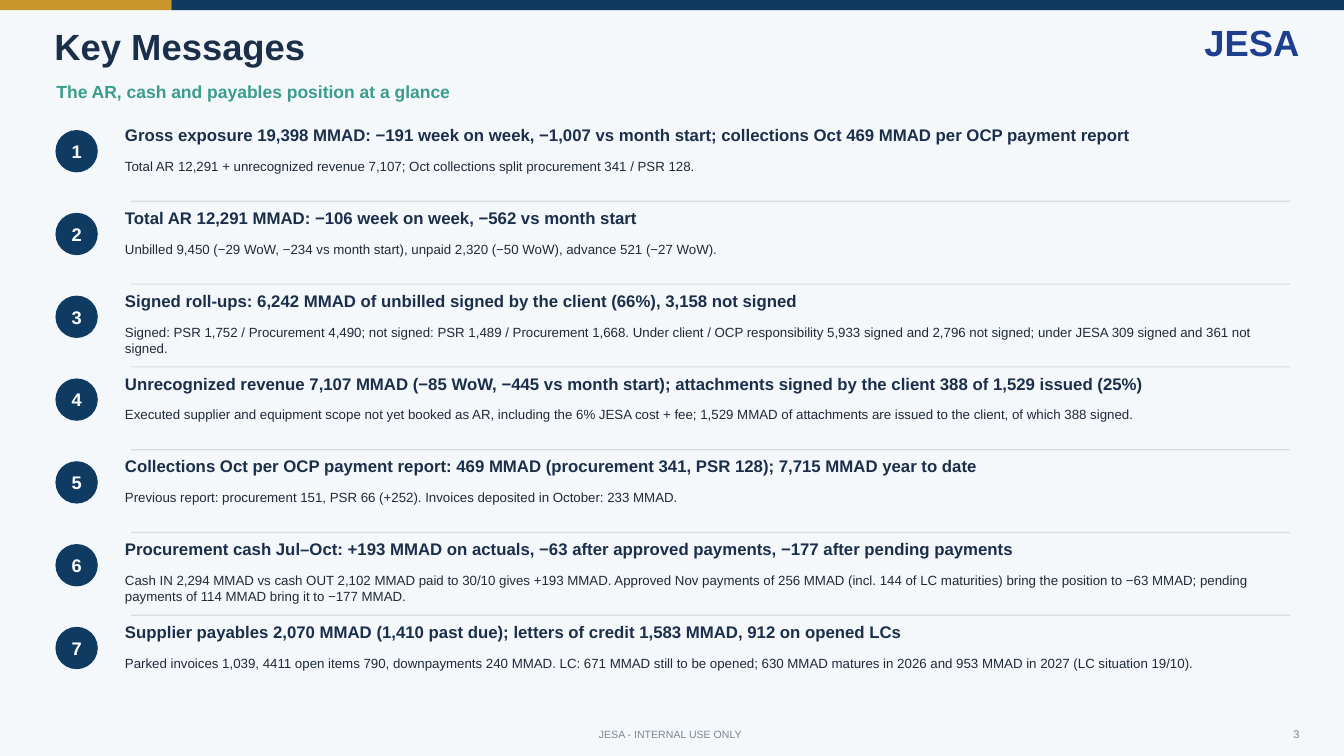
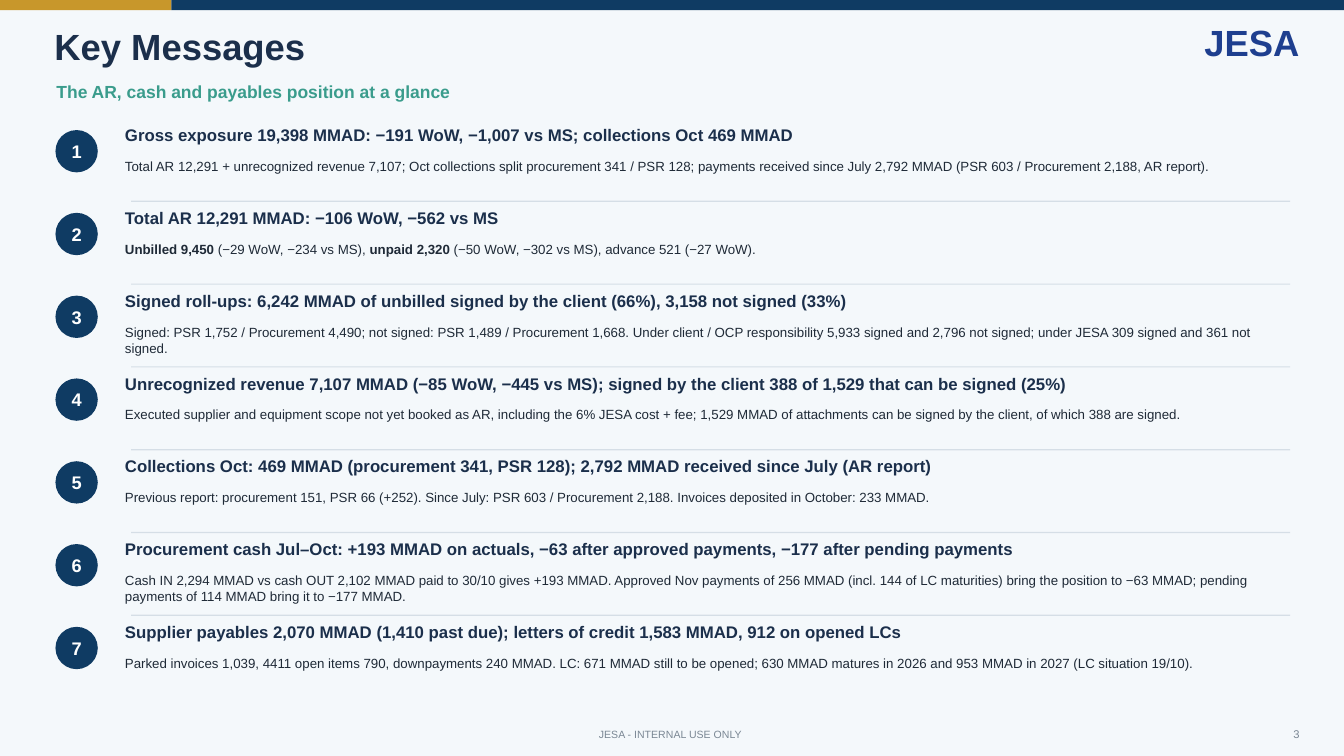
Before and after one commit to cherkaouihassan-art/Skills-Repo, a slide deck: slide 3 of weekly-ar-cash-deck/output/JESA_AR_Cash_Position_Nov_W1_2026-11-04_DRAFT.pptx. Drawn at 1344x756 pixels with LibreOffice and Linux fonts; fonts in the diff are those of the drawing. Boxes give left, top, right and bottom in pixels: in the first picture for what was removed or moved away, otherwise in the second. Text is boxed around its words. In the diff, an @@ line names an element or a change of style, - is before the commit and + after.

```diff
--- a/weekly-ar-cash-deck/output/JESA_AR_Cash_Position_Nov_W1_2026-11-04_DRAFT.pptx
+++ b/weekly-ar-cash-deck/output/JESA_AR_Cash_Position_Nov_W1_2026-11-04_DRAFT.pptx
@@ text at (125, 129, 793, 145): text changed @@
-Gross exposure 19,398 MMAD: −191 week on week, −1,007 vs month start; collections Oct 469 MMAD per OCP payment report
+Gross exposure 19,398 MMAD: −191 WoW, −1,007 vs MS; collections Oct 469 MMAD
@@ text at (125, 161, 1209, 174): text changed @@
-Total AR 12,291 + unrecognized revenue 7,107; Oct collections split procurement 341 / PSR 128.
+Total AR 12,291 + unrecognized revenue 7,107; Oct collections split procurement 341 / PSR 128; payments received since July 2,792 MMAD (PSR 603 / Procurement 2,188, AR report).
@@ text at (125, 212, 498, 227): text changed @@
-Total AR 12,291 MMAD: −106 week on week, −562 vs month start
+Total AR 12,291 MMAD: −106 WoW, −562 vs MS
@@ text at (125, 244, 756, 257): text changed @@
-Unbilled 9,450 (−29 WoW, −234 vs month start), unpaid 2,320 (−50 WoW), advance 521 (−27 WoW).
+Unbilled 9,450 (−29 WoW, −234 vs MS), unpaid 2,320 (−50 WoW, −302 vs MS), advance 521 (−27 WoW).
@@ text at (125, 295, 846, 311): text changed @@
-Signed roll-ups: 6,242 MMAD of unbilled signed by the client (66%), 3,158 not signed
+Signed roll-ups: 6,242 MMAD of unbilled signed by the client (66%), 3,158 not signed (33%)
@@ text at (125, 378, 1066, 394): text changed @@
-Unrecognized revenue 7,107 MMAD (−85 WoW, −445 vs month start); attachments signed by the client 388 of 1,529 issued (25%)
+Unrecognized revenue 7,107 MMAD (−85 WoW, −445 vs MS); signed by the client 388 of 1,529 that can be signed (25%)
@@ text at (125, 409, 1180, 422): text changed @@
-Executed supplier and equipment scope not yet booked as AR, including the 6% JESA cost + fee; 1,529 MMAD of attachments are issued to the client, of which 388 signed.
+Executed supplier and equipment scope not yet booked as AR, including the 6% JESA cost + fee; 1,529 MMAD of attachments can be signed by the client, of which 388 are signed.
@@ text at (125, 460, 931, 476): text changed @@
-Collections Oct per OCP payment report: 469 MMAD (procurement 341, PSR 128); 7,715 MMAD year to date
+Collections Oct: 469 MMAD (procurement 341, PSR 128); 2,792 MMAD received since July (AR report)
@@ text at (125, 492, 929, 505): text changed @@
-Previous report: procurement 151, PSR 66 (+252). Invoices deposited in October: 233 MMAD.
+Previous report: procurement 151, PSR 66 (+252). Since July: PSR 603 / Procurement 2,188. Invoices deposited in October: 233 MMAD.
```
Also in this commit, not shown: 13 other slides changed, 5 other files.
